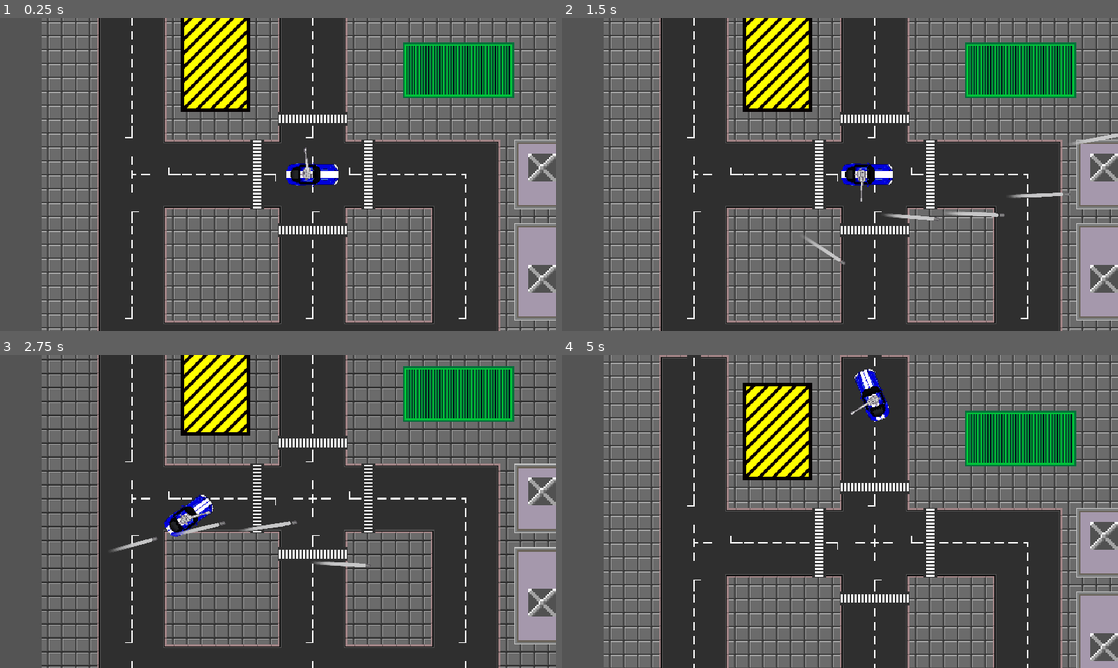
Above: before the commit, frames 1-4 (two rows, left to right).
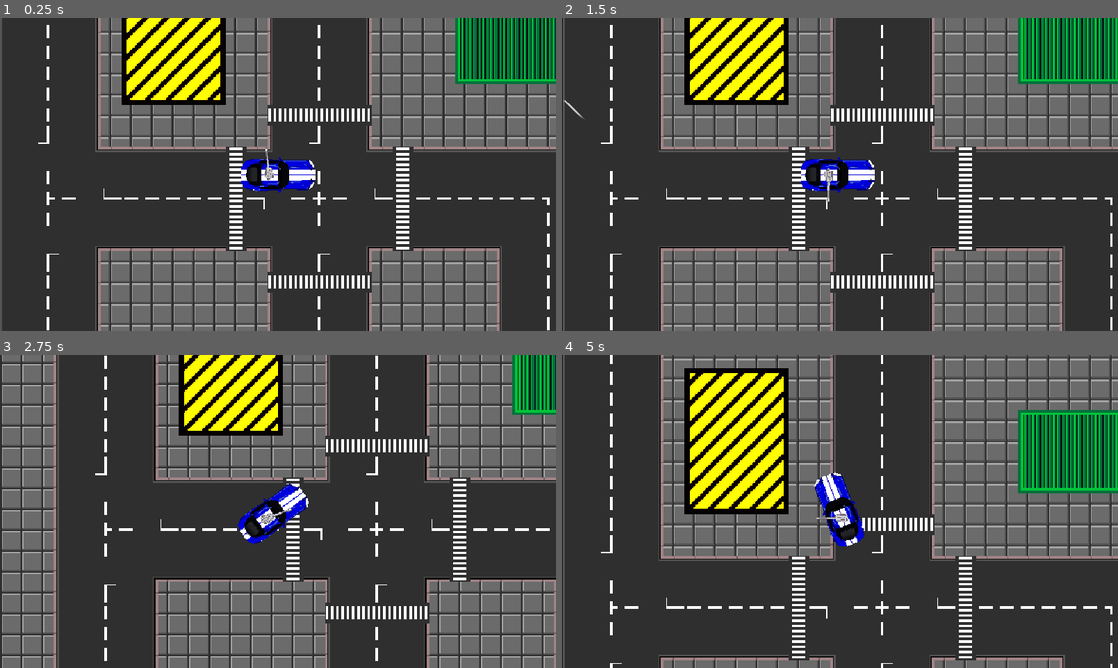
Above: after the commit, the same moments.

Repository: RabbleTeam/BurningHorizonSSS
Game: Godot game, scene res://World/Master_TestWorld.tscn
Same seed, same stepped clock (60 frames per second), same inputs: the game is played once before the commit and once after it.
Inputs (mouse positions are in pixels of both pictures, inside the frame that each line leads up to):
- Up to frame 1 (0.25 s): no input
- Up to frame 2 (1.5 s): move the mouse to (962, 158) at 0.52 s; press the mouse at (962, 158) at 0.53 s; hold D (right) 0.53-1.28 s; move the mouse to (728, 190) at 1.27 s; release the mouse at (728, 190) at 1.28 s; hold S (backward) from 1.28 s (still down); click (728, 190) at 1.35 s
- Up to frame 3 (2.75 s): move the mouse to (333, 442) at 2.02 s; release S (backward) at 2.03 s; press the mouse at (333, 442) at 2.03 s; hold D (right) from 2.03 s (still down)
- Up to frame 4 (5 s): move the mouse to (812, 574) at 2.77 s; release D (right) at 2.78 s; release the mouse at (812, 574) at 2.78 s; hold W (forward) 2.78-3.53 s; click (812, 574) at 2.85 s; move the mouse to (1006, 558) at 3.52 s; press the mouse at (1006, 558) at 3.53 s; hold A (left) from 3.53 s (still down); move the mouse to (673, 464) at 4.27 s; release the mouse at (673, 464) at 4.28 s; click (673, 464) at 4.35 s

The runs differ from the first frame. In frame 1, 65% of the frame differs, in the area x 0-100%, y 0-100%; in frame 2, 65%; in frame 3, 60%; in frame 4, 70%.

Commit message:
Fixed tileset size

Diff:
--- a/Cars/Player/Player.tscn
+++ b/Cars/Player/Player.tscn
@@ -8,8 +8,8 @@
 [ext_resource path="res://Projectiles/PlayerBullet.tscn" type="PackedScene" id=6]
 
 [sub_resource type="CapsuleShape2D" id=1]
-radius = 11.842
-height = 36.419
+radius = 37.5196
+height = 100.263
 
 [node name="Player" instance=ExtResource( 1 )]
 collision_layer = 2
@@ -22,12 +22,10 @@
 max_health = 100
 
 [node name="Body" parent="." index="0"]
-scale = Vector2( 0.35, 0.35 )
 texture = ExtResource( 2 )
 
 [node name="GunBase" type="Sprite" parent="." index="1"]
-position = Vector2( -7, 0 )
-scale = Vector2( 0.5, 0.5 )
+position = Vector2( -20, 0 )
 texture = ExtResource( 5 )
 
 [node name="CollisionShape2D" parent="." index="2"]
@@ -35,8 +33,7 @@
 shape = SubResource( 1 )
 
 [node name="Gun" parent="." index="3"]
-position = Vector2( -6, 0 )
-scale = Vector2( 0.5, 0.5 )
+position = Vector2( -20, 0 )
 texture = ExtResource( 4 )
 offset = Vector2( 26, 0 )
 
--- a/Projectiles/PlayerBullet.tscn
+++ b/Projectiles/PlayerBullet.tscn
@@ -9,6 +9,7 @@
 extents = Vector2( 3.00067, 2.00381 )
 
 [node name="PlayerBullet" instance=ExtResource( 2 )]
+scale = Vector2( 0.5, 0.5 )
 collision_layer = 8
 collision_mask = 5
 script = ExtResource( 3 )
--- a/World/Master_TestWorld.gd
+++ b/World/Master_TestWorld.gd
@@ -8,10 +8,11 @@
 func set_camera_limits():
 	var map_limits = $ViewportContainer/Viewport/TestWorld/YSort/RoadOverlap.get_used_rect()
 	var map_cellsize = $ViewportContainer/Viewport/TestWorld/YSort/RoadOverlap.cell_size
-	$ViewportContainer/Viewport/TestWorld/Camera2D.limit_left = map_limits.position.x * map_cellsize.x
-	$ViewportContainer/Viewport/TestWorld/Camera2D.limit_right = map_limits.end.x * map_cellsize.x
-	$ViewportContainer/Viewport/TestWorld/Camera2D.limit_top = map_limits.position.y * map_cellsize.y
-	$ViewportContainer/Viewport/TestWorld/Camera2D.limit_bottom = map_limits.end.y * map_cellsize.y
+	var map_size = $ViewportContainer/Viewport/TestWorld/YSort/RoadOverlap.scale
+	$ViewportContainer/Viewport/TestWorld/Camera2D.limit_left = map_limits.position.x * map_cellsize.x * map_size.x
+	$ViewportContainer/Viewport/TestWorld/Camera2D.limit_right = map_limits.end.x * map_cellsize.x * map_size.x
+	$ViewportContainer/Viewport/TestWorld/Camera2D.limit_top = map_limits.position.y * map_cellsize.y * map_size.y
+	$ViewportContainer/Viewport/TestWorld/Camera2D.limit_bottom = map_limits.end.y * map_cellsize.y * map_size.y
 
 
 func _on_Car_shoot(projectile, _position, _direction, target):
--- a/World/Master_TestWorld.tscn
+++ b/World/Master_TestWorld.tscn
@@ -60,8 +60,9 @@
 remote_path = NodePath("../../Camera2D")
 
 [node name="Camera2D" type="Camera2D" parent="ViewportContainer/Viewport/TestWorld"]
-position = Vector2( 232, 216 )
+position = Vector2( 600, 592 )
 current = true
+zoom = Vector2( 2, 2 )
 smoothing_enabled = true
 [connection signal="shoot" from="ViewportContainer/Viewport/TestWorld/Player" to="." method="_on_Car_shoot"]
 
--- a/World/TestWorld.tscn
+++ b/World/TestWorld.tscn
@@ -1243,6 +1243,7 @@
 [node name="YSort" type="YSort" parent="."]
 
 [node name="Road" type="TileMap" parent="YSort"]
+scale = Vector2( 3, 3 )
 tile_set = SubResource( 1 )
 cell_size = Vector2( 16, 16 )
 cell_custom_transform = Transform2D( 16, 0, 0, 16, 0, 0 )
@@ -1251,6 +1252,7 @@
 tile_data = PoolIntArray( 65535, 0, 0, 0, 0, 1, 1, 0, 1, 2, 0, 1, 3, 0, 2, 4, 1, 0, 5, 1, 0, 6, 1, 0, 7, 1, 0, 8, 1, 0, …(15222 unchanged characters)…
 
 [node name="RoadOverlap" type="TileMap" parent="YSort"]
+scale = Vector2( 3, 3 )
 tile_set = SubResource( 2 )
 cell_size = Vector2( 16, 16 )
 cell_custom_transform = Transform2D( 16, 0, 0, 16, 0, 0 )
@@ -1259,6 +1261,7 @@
 tile_data = PoolIntArray( 65531, 17, 0, 65532, 17, 0, 65533, 17, 0, 65534, 17, 0, 1, 0, 0, 4, 17, 0, 5, 17, 0, 6, 17, 0 …(12325 unchanged characters)…
 
 [node name="Objects" type="TileMap" parent="YSort"]
+scale = Vector2( 3, 3 )
 tile_set = SubResource( 50 )
 cell_size = Vector2( 16, 16 )
 cell_custom_transform = Transform2D( 16, 0, 0, 16, 0, 0 )
@@ -1267,6 +1270,7 @@
 tile_data = PoolIntArray( 131077, 0, 0, 131078, 0, 1, 131079, 0, 1, 131080, 0, 1, 131081, 0, 2, 196613, 0, 65536, 19661 …(1074 unchanged characters)…
 
 [node name="Roofs" type="TileMap" parent="YSort"]
+scale = Vector2( 3, 3 )
 tile_set = SubResource( 98 )
 cell_size = Vector2( 16, 16 )
 cell_custom_transform = Transform2D( 16, 0, 0, 16, 0, 0 )
@@ -1275,6 +1279,7 @@
 tile_data = PoolIntArray( 720925, 0, 0, 720926, 0, 1, 720927, 0, 1, 720928, 0, 2, 786461, 0, 65536, 786462, 0, 65537, 7 …(2377 unchanged characters)…
 
 [node name="RoofsOverlap" type="TileMap" parent="YSort"]
+scale = Vector2( 3, 3 )
 tile_set = SubResource( 99 )
 cell_size = Vector2( 32, 32 )
 cell_quadrant_size = 32
@@ -1284,6 +1289,6 @@
 tile_data = PoolIntArray( 393231, 1, 0, 655375, 1, 0, 786463, 1, 0, 1048582, 1, 0, 1048584, 1, 0, 1048589, 1, 0, 1048591, 0, 0, 1376286, 1, 0, 1441822, 1, 0, 1441823, 1, 0, 2031646, 1, 0, 2031647, 1, 0, 2097178, 1, 0, 2097182, 1, 0, 2097183, 1, 0 )
 
 [node name="Player" parent="." instance=ExtResource( 7 )]
-position = Vector2( 232, 216 )
+position = Vector2( 600, 592 )
 
 [editable path="Player"]
